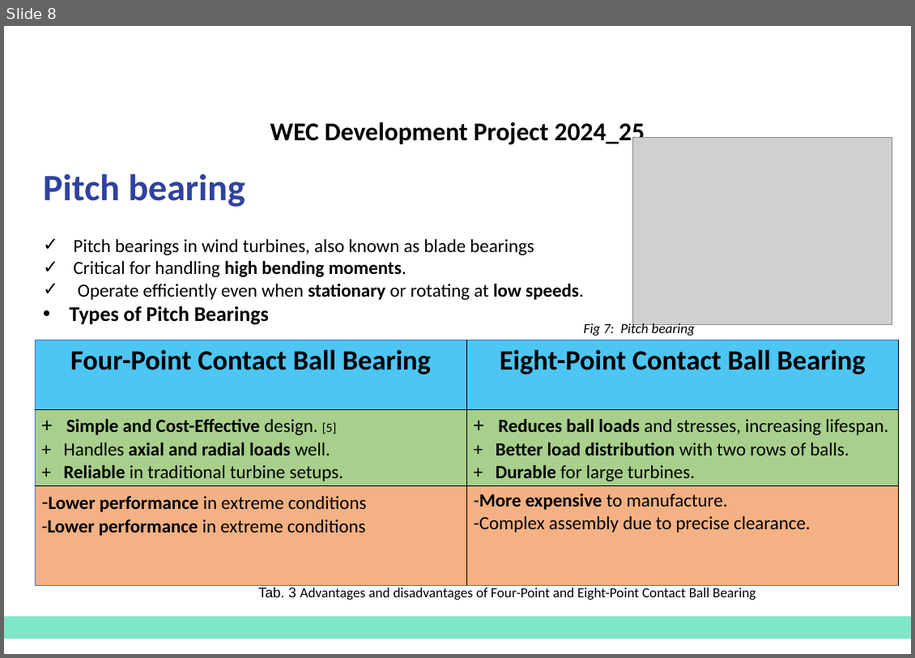
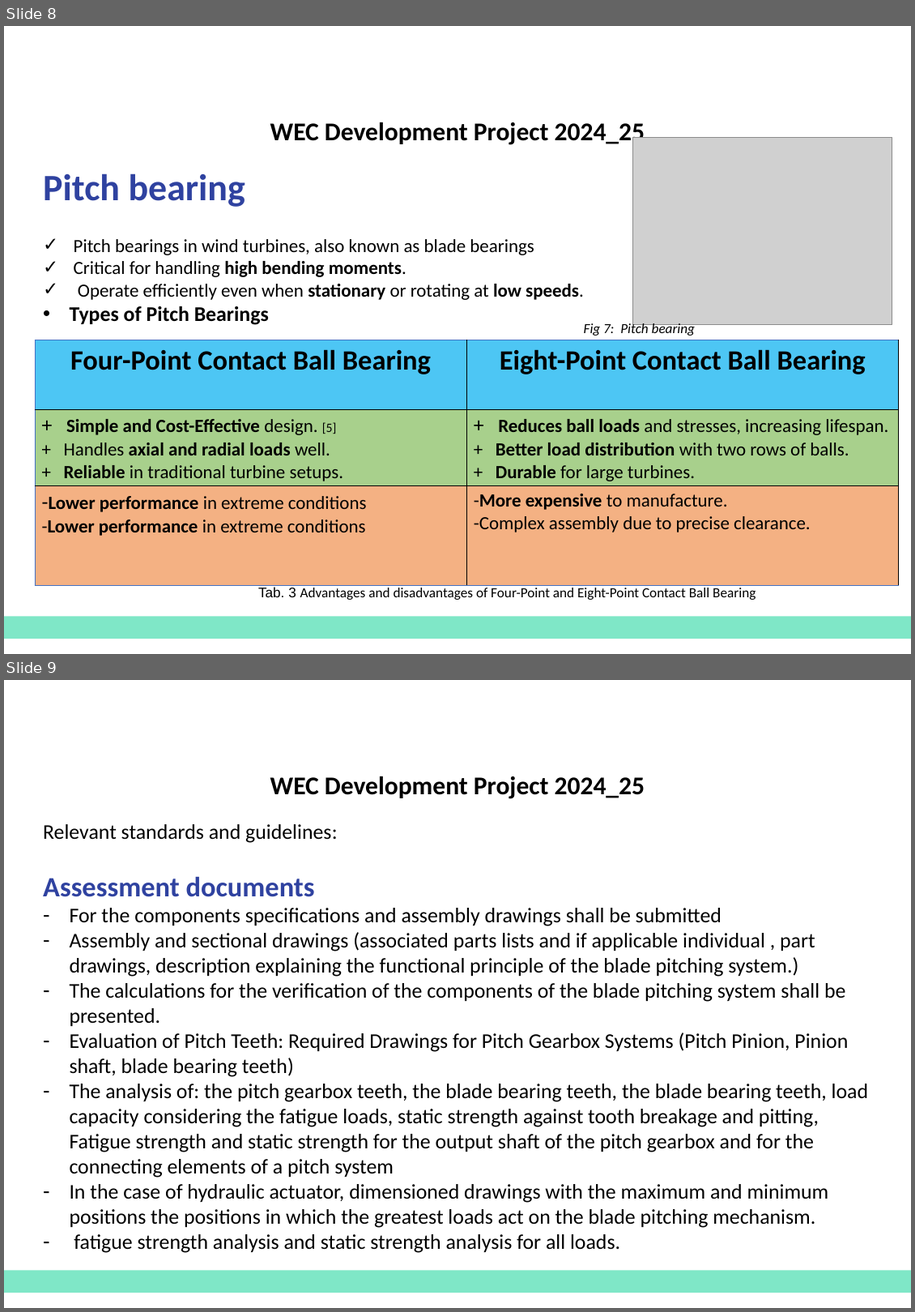
Before and after one commit to MosiiMozafary/Rotor-hub-Pitch-System-, a slide deck: Presentation 1_Hub and Pitch system 2024_25.pptx. Shown one above the other, each under a label of ours: slide 8 before the commit, slides 8 and 9 after it. The pictures are 915x658 and 915x1312 pixels, drawn with LibreOffice and Linux fonts; fonts in the diff are those of the drawing; grey boxes stand for pictures; background and template pictures are left out. Boxes give left, top, right and bottom in pixels: in the first picture for what was removed or moved away, otherwise in the second. Text is boxed around its words. In the diff, an @@ line names an element or a change of style, - is before the commit and + after.

```diff
--- a/Presentation 1_Hub and Pitch system 2024_25.pptx
+++ b/Presentation 1_Hub and Pitch system 2024_25.pptx
@@ slide 9 added at (4, 680, 911, 1308), background #FFFFFF; not listed: 2 template elements that a slide beside it also shows @@
@@ text added at (43, 824, 868, 1253), 18 pt, text #000000 @@
+Relevant standards and guidelines:
+Assessment documents
+– For the components specifications and assembly drawings shall be submitted
+– Assembly and sectional drawings (associated parts lists and if applicable individual , part drawings, description explaining the functional principle of the blade pitching system.)
+– The calculations for the verification of the components of the blade pitching system shall be presented.
+– Evaluation of Pitch Teeth: Required Drawings for Pitch Gearbox Systems (Pitch Pinion, Pinion shaft, blade bearing teeth)
+– The analysis of: the pitch gearbox teeth, the blade bearing teeth, the blade bearing teeth, load capacity considering the fatigue loads, static strength against tooth breakage and pitting, Fatigue strength and static strength for the output shaft of the pitch gearbox and for the connecting elements of a pitch system
+– In the case of hydraulic actuator, dimensioned drawings with the maximum and minimum positions the positions in which the greatest loads act on the blade pitching mechanism.
+– fatigue strength analysis and static strength analysis for all loads.
```
Also in this commit, not shown: 2 other slides added.
